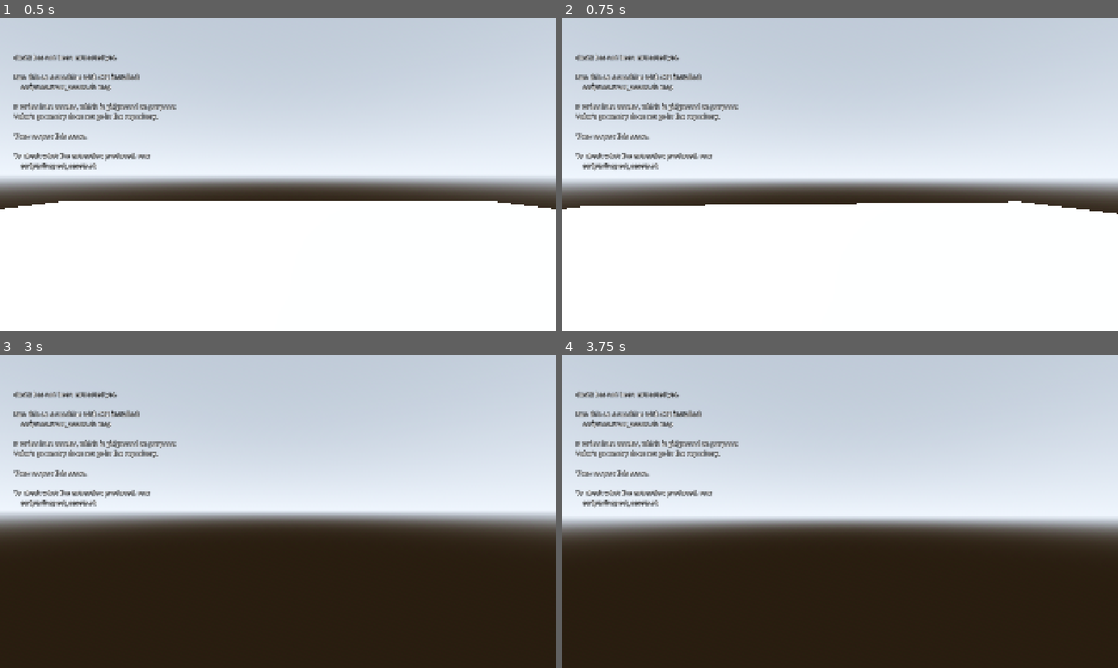
Above: before the commit, frames 1-4 (two rows, left to right).
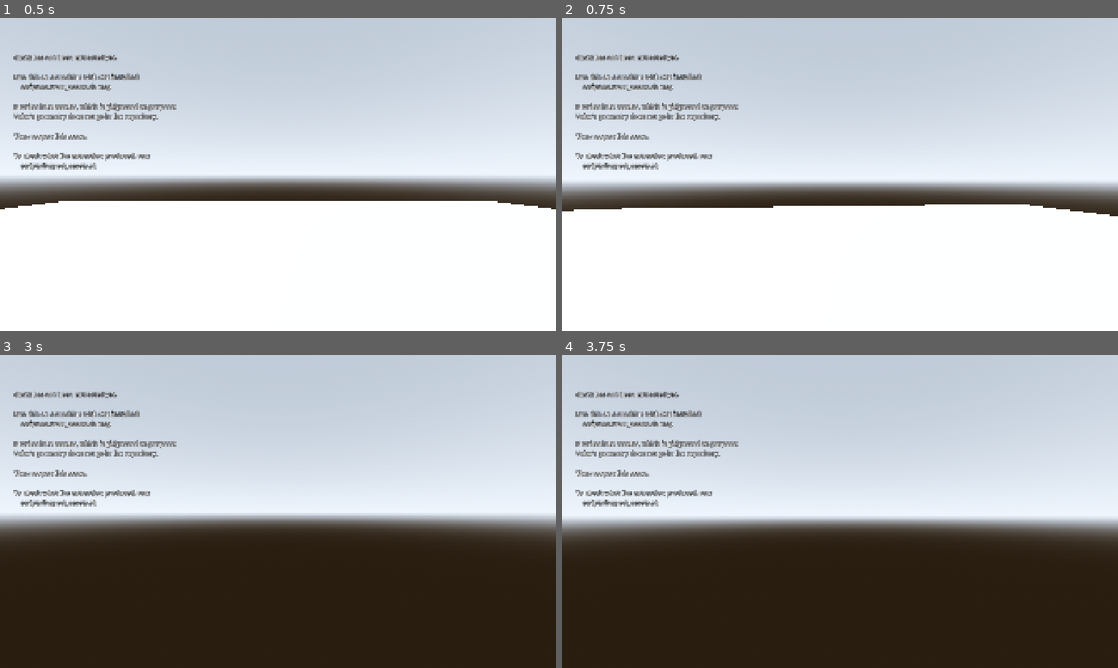
Above: after the commit, the same moments.

Repository: sidcarrollworks/CSGODOT
Game: Godot game, scene res://maps/de_dust2/de_dust2.tscn
Two runs of this game, one before a commit and one after it. Both use one fixed random seed, a clock stepped at 60 frames per second and the inputs below.
Inputs (mouse positions are in pixels of both pictures, inside the frame that each line leads up to):
- Up to frame 1 (0.5 s): no input
- Up to frame 2 (0.75 s): tap Enter at 0.5 s; move the mouse to (867, 174) at 0.52 s; hold W (move_forward) from 0.53 s (still down); hold 1 (slot1) from 0.53 s (still down); click (867, 174) at 0.67 s
- Up to frame 3 (3 s): keep holding W (move_forward); tap Space (jump) at 0.77, 1.07, 1.52, 1.82, 2.3, 2.85 s; tap 2 (slot2) at 0.8, 1.35 s; move the mouse to (250, 511) at 1.27 s; release 1 (slot1) at 1.28 s; tap Shift (walk) at 1.55 s; move the mouse to (289, 505) at 2.02 s; hold Shift (walk) 2.03-2.78 s; move the mouse to (272, 517) at 2.77 s; click (272, 517) at 2.92 s
- Up to frame 4 (3.75 s): keep holding W (move_forward); tap Space (jump) at 3.02, 3.32 s; tap 1 (slot1) at 3.05 s; tap O (reset_range) at 3.5 s; move the mouse to (878, 514) at 3.52 s; press the mouse at (878, 514) at 3.53 s

Frame 1 is identical in both runs. In frame 2, 4.0% of the frame differs, in the area x 0-100%, y 51-64%; in frame 3, 3.4%; in frame 4, less than 0.1%.

Commit message:
Kick the view the same amount on every round
The kick was a fraction of each round's step through the spray pattern. A
pattern's vertical steps are front-loaded and its sideways steps are not, so
the view punched hard for the first two rounds and then did nothing but sway.
It is a per-weapon amount per round now, with the pattern deciding only which
way the view leans.

Also stops replaying the firing clip per round, which was tried in the last
change and looked worse: the clip is longer than the gap between rounds at
600 RPM, so every round cut across the last one.

Co-Authored-By: Claude Opus 5 (1M context) <noreply@anthropic.com>
Claude-Session: https://claude.ai/code/session_01YJnWJFEo2kKSxD4GAVgMTN

Diff:
--- a/src/player/player_controller.gd
+++ b/src/player/player_controller.gd
@@ -17,7 +17,7 @@
 ## else, so whatever the model does for itself (bob, sway, animations) is left
 ## alone. Cosmetic in full; it changes nothing about aim or bullets.
 ## Cross-fade into the firing clip, in seconds. Short enough to read as an
-## immediate kick at 600 rounds per minute, long enough not to snap.
+## immediate kick, long enough not to snap.
 const SHOOT_BLEND := 0.03
 
 @export var viewmodel: Node3D
@@ -222,11 +222,9 @@
 	if shot == null:
 		return
 	if view_model != null:
-		# Replayed from the top on every round, and blended rather than cut.
-		# Hard-cutting to frame zero is what a snapping weapon model looks
-		# like, and skipping the replay while the last clip finishes is what
-		# made a spray's later rounds move the gun less than its first.
-		view_model.play(&"shoot1", SHOOT_BLEND, 1.0, true)
+		# Cross-faded rather than cut. Stopping the player dead and jumping to
+		# frame zero is what a snapping weapon model looks like.
+		view_model.play(&"shoot1", SHOOT_BLEND)
 
 	var space := get_world_3d().direct_space_state
 	var result := Hitscan.fire_at(space, shot, weapon.data, [get_rid()])
--- a/src/player/rig_model.gd
+++ b/src/player/rig_model.gd
@@ -92,26 +92,17 @@
 ## Plays a clip by its short name. Unknown names go to idle, and so does
 ## anything that plays once, when it ends.
 ##
-## restart replays a clip that is already running, from the top. Firing needs
-## it: a round fired while the last one's animation is still going has to kick
-## the gun again, and without it the second round of a spray moved nothing.
-func play(
-	short: StringName,
-	blend: float = 0.0,
-	speed: float = 1.0,
-	restart: bool = false
-) -> void:
+## A clip already running is left alone rather than restarted. Replaying it
+## per round was tried and looked worse at 600 rounds per minute: the clip is
+## longer than the gap between shots, so every round cut across the last one.
+func play(short: StringName, blend: float = 0.0, speed: float = 1.0) -> void:
 	if animation_player == null:
 		return
 	if not animation_player.has_animation(short):
 		short = idle
 		if short == &"" or not animation_player.has_animation(short):
 			return
-	var already := (
-		animation_player.current_animation == short
-		and animation_player.is_playing()
-	)
-	if already and not restart:
+	if animation_player.current_animation == short and animation_player.is_playing():
 		animation_player.speed_scale = speed
 		return
 	if blend <= 0.0:
--- a/src/weapons/weapon.gd
+++ b/src/weapons/weapon.gd
@@ -230,24 +230,24 @@
 	return base + _inaccuracy
 
 
-## The recoil of one shot, in degrees, read off the pattern.
-##
-## A pattern entry is where the muzzle has ALREADY been carried to by the
-## shots before it, so the recoil of shot i is the step from entry i to entry
-## i + 1: the climb this shot is about to cause. Reading it as the step into
-## the entry instead is off by one, and it leaves a single tap with no view
-## kick at all, because every pattern's first entry is (0, 0) and nothing has
-## happened yet when you fire shot one.
-##
-## Past the end of the pattern there is no next entry, so the last real step
-## is held rather than dropping the kick to nothing mid-magazine.
+## The view kick of one round, in degrees.
+##
+## The same climb every round, with a small sideways lean whose DIRECTION
+## comes from the pattern and whose size does not.
+##
+## Reading the size off the pattern too is the obvious thing to do and it is
+## wrong. A pattern's vertical steps are front-loaded and its sideways steps
+## are not: the AK climbs about two degrees a round for seven rounds and then
+## goes flat, while its sideways steps grow to three degrees. Scale the kick
+## by those and the view punches twice and then only sways, which is not what
+## a gun does and is not what CS2 does either.
 func _view_kick_for(shot_index: int) -> Vector2:
 	var here := data.recoil_offset(shot_index)
-	var ahead := data.recoil_offset(shot_index + 1)
-	var kick := ahead - here
-	if kick.length_squared() > 0.0 or shot_index <= 0:
-		return kick
-	return here - data.recoil_offset(shot_index - 1)
+	var sideways := data.recoil_offset(shot_index + 1).x - here.x
+	if is_zero_approx(sideways) and shot_index > 0:
+		# Past the end of the pattern, lean the way the last round did.
+		sideways = here.x - data.recoil_offset(shot_index - 1).x
+	return Vector2(signf(sideways) * data.view_kick_side, data.view_kick_up)
 
 
 ## Fires one round. Returns null if the weapon could not fire.
@@ -288,7 +288,7 @@
 	# The view gets kicked by this shot's own recoil, scaled down, and as a
 	# push on the punch velocity rather than a jump in the angle, so it rises
 	# into the kick over the next few ticks.
-	var punch := _view_kick_for(_shot_index) * data.recoil_view_fraction
+	var punch := _view_kick_for(_shot_index)
 
 	var shot := Shot.new()
 	shot.origin = origin
--- a/src/weapons/weapon_data.gd
+++ b/src/weapons/weapon_data.gd
@@ -109,23 +109,24 @@
 # that snaps to each bullet and sags between shots. That is not what CS looks
 # like and it is not what CS plays like.
 
-## How far ONE shot throws the view, as a fraction of how far that same shot
-## throws the muzzle. The default of 1.0 means the view is kicked by a full
-## shot's worth of recoil.
-##
-## A full shot's worth, and the crosshair still moves a small fraction of what
-## the spray does, because the spring pulls the view back between rounds while
-## the muzzle keeps every degree it has climbed. The bullets accumulate and
-## the view does not. That, rather than any scale factor, is why you cannot
-## read your own recoil off the screen.
-##
-## This is the one knob for the SIZE of the kick, and it is exact: the impulse
-## is normalised against the spring, so the punch peaks at this fraction of
-## the shot's own pattern step whatever the spring is doing. Changing how long
-## the kick lasts leaves how far it throws the view alone.
-##
-## Still by eye rather than measured, unlike the two timings.
-@export_range(0.0, 2.0) var recoil_view_fraction: float = 1.0
+## Degrees the view is kicked UP by each round.
+##
+## The same for every round in the magazine, which is the whole point. This
+## used to be a fraction of the round's own step through the spray pattern,
+## and that was wrong: the AK's pattern climbs 2 degrees a shot for the first
+## seven rounds and then goes almost flat and almost entirely sideways, so the
+## view punched hard twice and then did nothing but sway. A gun does not stop
+## recoiling halfway through a magazine.
+@export var view_kick_up: float = 0.30
+
+## Degrees the view is kicked SIDEWAYS by each round.
+##
+## Small, and deliberately not read off the pattern's own sideways step, which
+## reaches three degrees a round in the second half of an AK spray. The
+## pattern decides the DIRECTION so the view leans the way the gun is actually
+## going; this decides how far, so it stays small however far the pattern
+## wanders.
+@export var view_kick_side: float = 0.06
 
 ## How long the visual recoil takes to settle after a shot, in seconds.
 ##
@@ -164,7 +165,7 @@
 ## How much of that the model gets sideways, against how much it gets
 ## vertically. Side to side should be visible and clearly less than the climb,
 ## which is also how the patterns themselves are shaped.
-@export_range(0.0, 1.0) var viewmodel_sway: float = 0.35
+@export_range(0.0, 1.0) var viewmodel_sway: float = 0.2
 
 # --- Inaccuracy -----------------------------------------------------------
 
--- a/src/weapons/weapon_library.gd
+++ b/src/weapons/weapon_library.gd
@@ -44,6 +44,12 @@
 	data.recoil_animation_time = 0.644
 	data.accuracy_reset_time = 0.867
 
+	# Every round, not a fraction of its step through the pattern. Sideways
+	# is a fifth of the climb: visible, and nothing like the three degrees a
+	# round the pattern itself wanders in the second half of a spray.
+	data.view_kick_up = 1.2
+	data.view_kick_side = 0.25
+
 	data.inaccuracy_standing = 0.02
 	data.inaccuracy_moving = 0.95
 	data.inaccuracy_jumping = 4.5
@@ -84,6 +90,11 @@
 	data.recoil_animation_time = 0.353
 	data.accuracy_reset_time = 0.542
 
+	# A shade less than the AK, and its faster spring means the kicks stack
+	# up less over a spray as well, which is most of why it is the easier gun.
+	data.view_kick_up = 1.0
+	data.view_kick_side = 0.2
+
 	data.inaccuracy_standing = 0.015
 	data.inaccuracy_moving = 0.8
 	data.inaccuracy_jumping = 4.0
--- a/tests/run_weapon_tests.gd
+++ b/tests/run_weapon_tests.gd
@@ -33,6 +33,8 @@
 		_test_recoil_scale()
 		_test_bullets_ignore_the_view_kick()
 		_test_view_kicks_less_than_the_spray()
+		_test_every_round_kicks_the_view()
+		_test_the_view_leans_without_swinging()
 		_test_view_rises_rather_than_teleporting()
 		_test_viewmodel_follows_the_view()
 		_test_the_model_moves_less_than_the_view()
@@ -383,9 +385,10 @@
 ## broken the thing that makes a spray learnable.
 func _test_bullets_ignore_the_view_kick() -> void:
 	var runs: Array[Array] = []
-	for fraction in [0.0, 0.45, 1.0]:
+	for size in [0.0, 0.3, 3.0]:
 		var data := WeaponLibrary.ak47()
-		data.recoil_view_fraction = fraction
+		data.view_kick_up = size
+		data.view_kick_side = size * 0.2
 		var weapon := Weapon.new(data)
 		var state := _standing()
 		var now := 0
@@ -414,16 +417,15 @@
 		)
 
 
-## The view kick is a suggestion, not a readout. It has to move noticeably
-## less than the bullets, and it has to stop climbing while the spray carries
-## on, which is what "the crosshair kicks up but only so much" means.
+## The view kick is a suggestion, not a readout: it has to move noticeably
+## less than the bullets, and letting go of the trigger has to put the view
+## back exactly where the player was pointing.
 func _test_view_kicks_less_than_the_spray() -> void:
 	for data in [WeaponLibrary.ak47(), WeaponLibrary.m4a1s()]:
 		var weapon := Weapon.new(data)
 		var state := _standing()
 		var now := 0
 		var peak_view := 0.0
-		var view_at_end := 0.0
 		var fired := 0
 
 		while fired < data.magazine_size:
@@ -432,12 +434,16 @@
 			if weapon.fire(now, 1.0, Vector3.ZERO, 0.0, 0.0, state) != null:
 				fired += 1
 			peak_view = maxf(peak_view, weapon.aim_punch.y)
-			view_at_end = weapon.aim_punch.y
 
 		var spray_climb := 0.0
 		for entry in data.recoil_pattern:
 			spray_climb = maxf(spray_climb, entry.y)
 
+		# Then let go of the trigger and let the spring do its work.
+		for tick in 256:
+			now += int(DT * SECOND)
+			weapon.update(DT, now)
+
 		_check(
 			peak_view > 0.5,
 			"%s kicks the view at all (%.2f degrees)"
@@ -449,9 +455,9 @@
 				% [data.display_name, peak_view, spray_climb]
 		)
 		_check(
-			absf(view_at_end) < peak_view * 0.5,
-			"%s view has settled back by the end of the magazine while the spray is still high (%.2f, peaked at %.2f)"
-				% [data.display_name, view_at_end, peak_view]
+			absf(weapon.aim_punch.y) < peak_view * 0.02,
+			"%s view comes back to where the player is pointing once the trigger is off (%.3f degrees left)"
+				% [data.display_name, weapon.aim_punch.y]
 		)
 
 
@@ -711,6 +717,79 @@
 	)
 
 
+## Sid, 2026-09-22: "the aimpunch happens with 1 or 2 shots". It did. The kick
+## was a fraction of each round's step through the pattern, and a pattern's
+## vertical steps are front-loaded: the AK climbs about two degrees a round
+## for seven rounds and then goes flat. So the view punched hard early and
+## then only swayed. Every round kicks the same now.
+func _test_every_round_kicks_the_view() -> void:
+	for data in [WeaponLibrary.ak47(), WeaponLibrary.m4a1s()]:
+		var weapon := Weapon.new(data)
+		var state := _standing()
+		var now := 0
+		var kicks: Array[float] = []
+
+		while kicks.size() < data.magazine_size:
+			now += int(DT * SECOND)
+			weapon.update(DT, now)
+			var before := weapon.aim_punch_velocity.y
+			if weapon.fire(now, 1.0, Vector3.ZERO, 0.0, 0.0, state) != null:
+				kicks.append(weapon.aim_punch_velocity.y - before)
+
+		var smallest: float = kicks[0]
+		var largest: float = kicks[0]
+		for kick in kicks:
+			smallest = minf(smallest, kick)
+			largest = maxf(largest, kick)
+
+		_check(
+			smallest > 0.0 and is_equal_approx(smallest, largest),
+			"%s kicks the view upward by the same amount on all %d rounds"
+				% [data.display_name, kicks.size()]
+		)
+
+
+## The sideways lean takes its direction from the pattern and its size from
+## the weapon, so it stays small where the pattern does not: the AK's sideways
+## steps reach three degrees a round in the second half of a spray.
+func _test_the_view_leans_without_swinging() -> void:
+	var data := WeaponLibrary.ak47()
+	var weapon := Weapon.new(data)
+	var state := _standing()
+	var now := 0
+	var leans: Array[float] = []
+
+	while leans.size() < data.magazine_size:
+		now += int(DT * SECOND)
+		weapon.update(DT, now)
+		var shot := weapon.fire(now, 1.0, Vector3.ZERO, 0.0, 0.0, state)
+		if shot != null:
+			leans.append(shot.view_punch.x)
+
+	var went_left := false
+	var went_right := false
+	var biggest := 0.0
+	for lean in leans:
+		went_left = went_left or lean < 0.0
+		went_right = went_right or lean > 0.0
+		biggest = maxf(biggest, absf(lean))
+
+	_check(
+		went_left and went_right,
+		"the view leans both ways through an AK spray"
+	)
+	_check(
+		is_equal_approx(biggest, data.view_kick_side),
+		"and never further than view_kick_side, whatever the pattern does (%.3f degrees)"
+			% biggest
+	)
+	_check(
+		biggest < data.view_kick_up,
+		"which is less than it climbs (%.3f against %.3f degrees)"
+			% [biggest, data.view_kick_up]
+	)
+
+
 func _test_inaccuracy_by_state() -> void:
 	var weapon := Weapon.new(WeaponLibrary.ak47())
 
Not shown, changed: reference/weapon_stats.md
